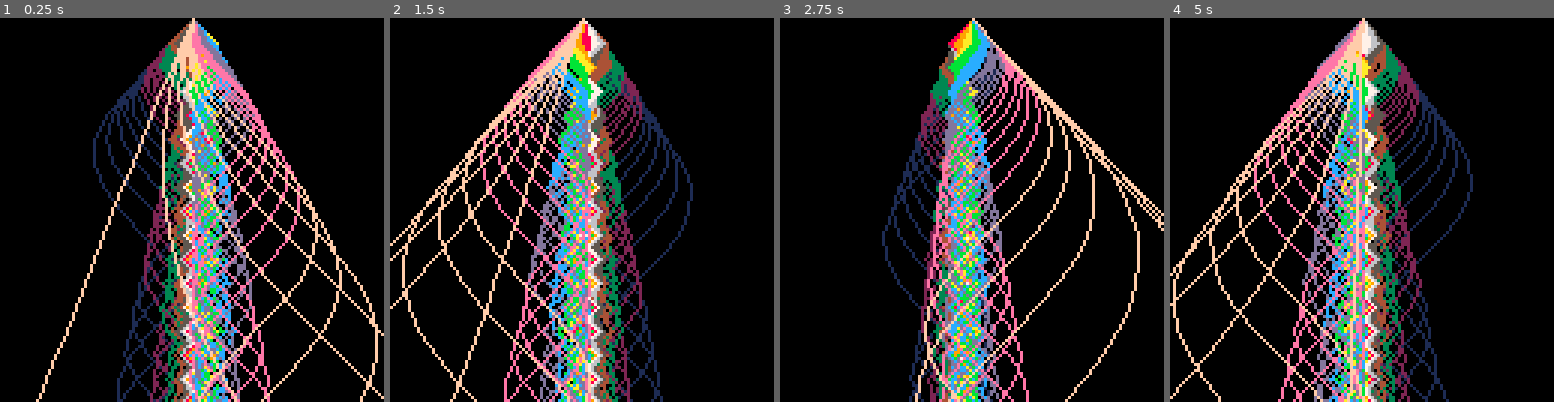
Above: before the commit, frames 1-4 (left to right).
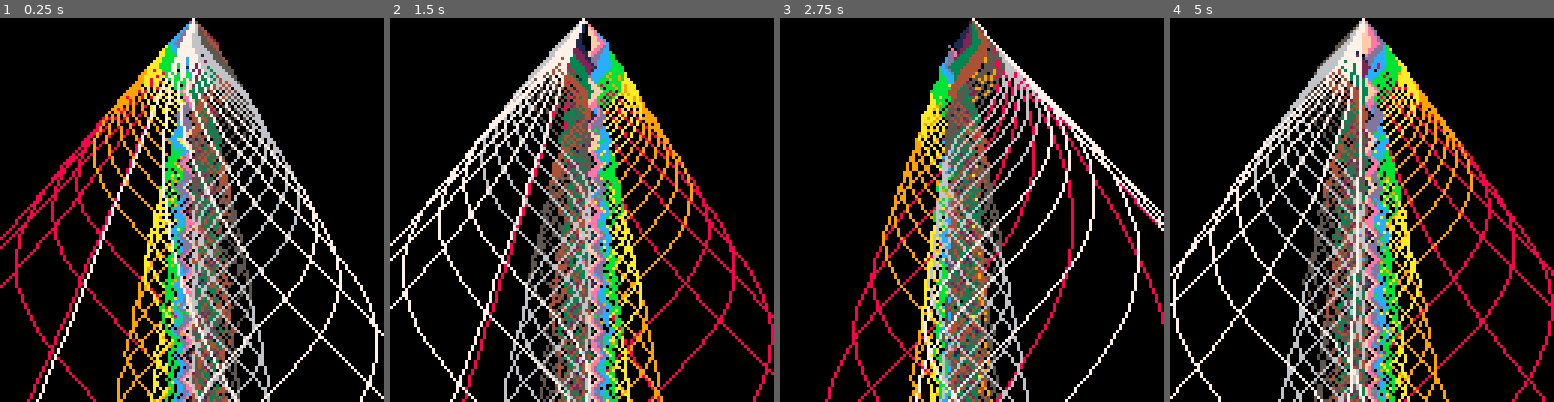
Above: after the commit, the same moments.

Repository: adam-sporka/pico-8-projects
Game: PICO-8 cartridge tweetcarts/sinusoidal-jellyfish.p8
Two runs of this game, one before a commit and one after it. Both use one fixed random seed, a clock stepped at 60 frames per second and the inputs below.
Inputs:
- Up to frame 1 (0.25 s): no input
- Up to frame 2 (1.5 s): no input
- Up to frame 3 (2.75 s): no input
- Up to frame 4 (5 s): no input

The runs differ from the first frame. In frame 1, 26% of the frame differs, in the area x 0-100%, y 0-100%; in frame 2, 27%; in frame 3, 23%; in frame 4, 27%.

Commit message:
Sinusoidal Jellyfish

Diff:
--- a/tweetcarts/sinusoidal-jellyfish.p8
+++ b/tweetcarts/sinusoidal-jellyfish.p8
@@ -1,17 +1,13 @@
 pico-8 cartridge // http://www.pico-8.com
 version 8
 __lua__
-e=0::_::cls()
-for a=0,1,.01 do
+e=0::_::cls()for a=0,1,.01 do
 x=64 y=0 c=x d=0
 for i=1,16 do
-c=x+sin(a*i+e)*8
-d=y+8
-line(x,y,c,d,a*16)
-x=c
-y=d
-end
-end
+c=x+sin(a*i+e)*8 d=y+8
+line(x,y,c,d,a*16+8)
+x=c y=d
+end end
 e+=.01
 flip()goto _
 __gfx__
